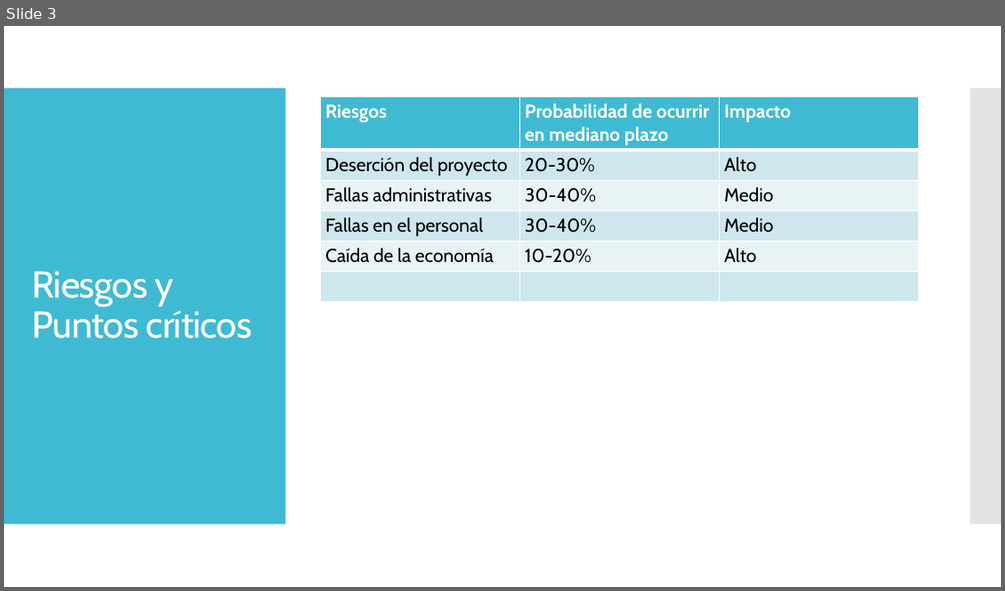
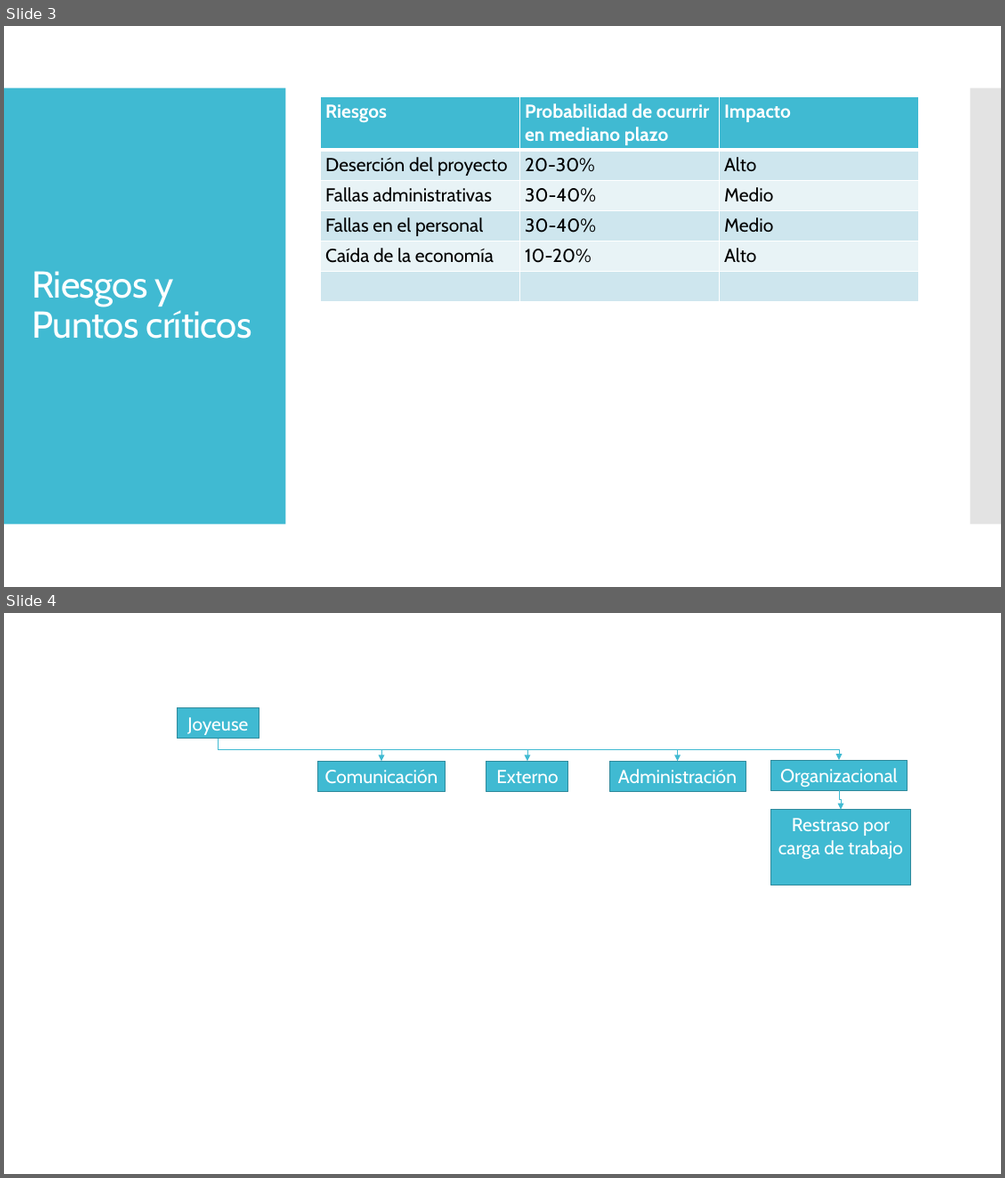
Before and after one commit to DerTee/Framework-Joyeuse, a slide deck: Presentaciones/4.7 Control de programa de proyecto.pptx. Shown one above the other, each under a label of ours: slide 3 before the commit, slides 3 and 4 after it. The pictures are 1005x591 and 1005x1178 pixels, drawn with LibreOffice and Linux fonts; fonts in the diff are those of the drawing. Boxes give left, top, right and bottom in pixels: in the first picture for what was removed or moved away, otherwise in the second. Text is boxed around its words. In the diff, an @@ line names an element or a change of style, - is before the commit and + after.

```diff
--- a/Presentaciones/4.7 Control de programa de proyecto.pptx
+++ b/Presentaciones/4.7 Control de programa de proyecto.pptx
@@ slide 4 added at [4, 613, 1001, 1174], background #FFFFFF @@
@@ rectangle added at [178, 708, 259, 738], fill #40BAD2, outline #2F8A9B 0.85 pt, 18 pt, text #FFFFFF @@
+Joyeuse
@@ elbow arrow added from (218, 738) to (381, 761), #40BAD2 0.75 pt @@
@@ elbow arrow added from (218, 738) to (527, 761), #40BAD2 0.75 pt @@
@@ elbow arrow added from (218, 738) to (678, 761), #40BAD2 0.75 pt @@
@@ elbow arrow added from (218, 738) to (840, 761), #40BAD2 0.75 pt @@
@@ rectangle added at [317, 761, 445, 791], fill #40BAD2, outline #2F8A9B 0.85 pt, 18 pt, text #FFFFFF @@
+Comunicación
@@ rectangle added at [486, 761, 568, 791], fill #40BAD2, outline #2F8A9B 0.85 pt, 18 pt, text #FFFFFF @@
+Externo
@@ rectangle added at [610, 761, 745, 791], fill #40BAD2, outline #2F8A9B 0.85 pt, 18 pt, text #FFFFFF @@
+Administración
@@ rectangle added at [771, 761, 907, 790], fill #40BAD2, outline #2F8A9B 0.85 pt, 18 pt, text #FFFFFF @@
+Organizacional
@@ elbow arrow added from (840, 790) to (841, 810), #40BAD2 0.75 pt @@
@@ rectangle added at [771, 810, 911, 885], fill #40BAD2, outline #2F8A9B 0.85 pt, 18 pt, text #FFFFFF @@
+Restraso por carga de trabajo
```
Also in this commit, not shown: 1 other slide added, 1 other file.
